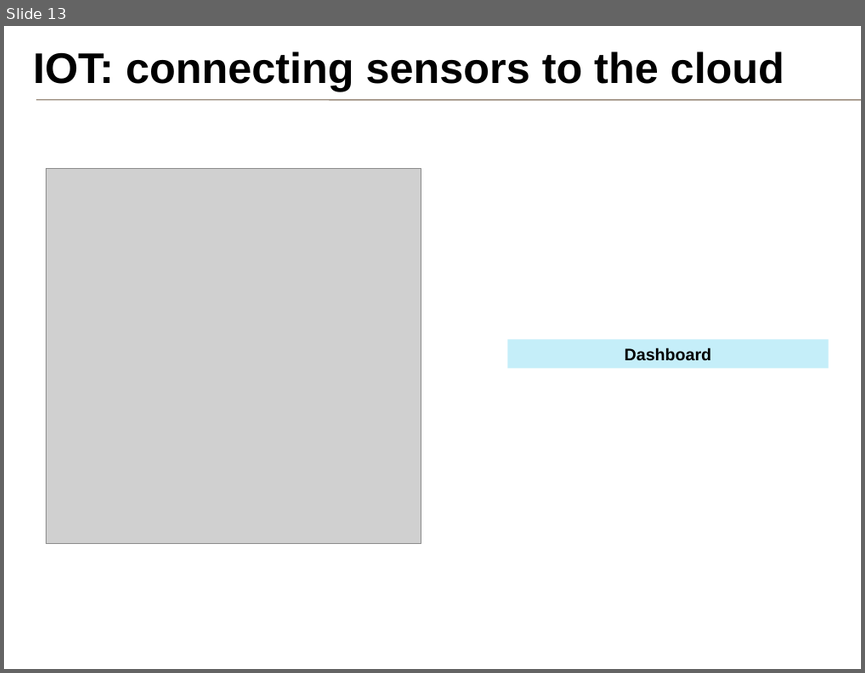
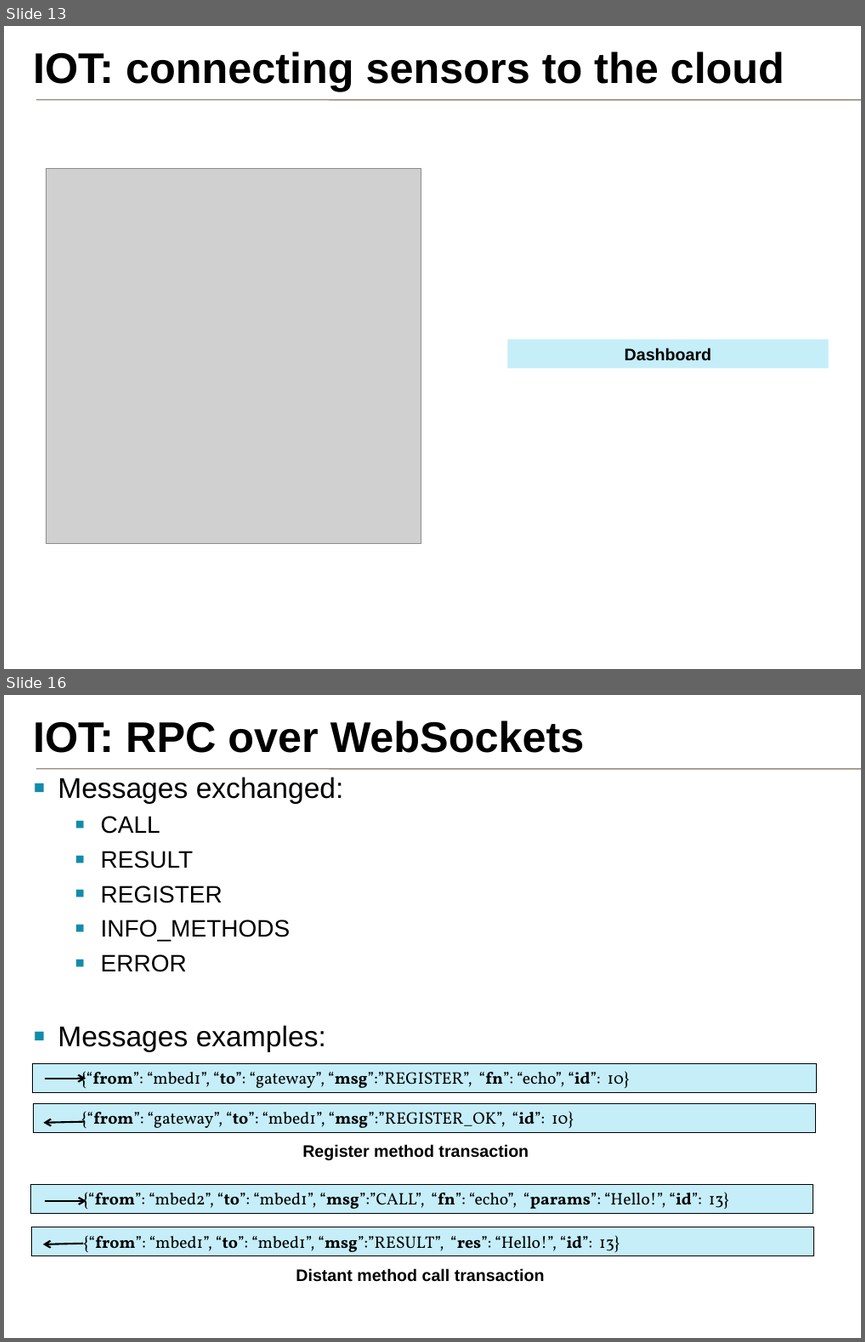
Before and after one commit to samux/ARM-internship-report, a slide deck: presentation_en/pres.pptx. Shown one above the other, each under a label of ours: slide 13 before the commit, slides 13 and 16 after it; the slides between them are not shown. The pictures are 865x673 and 865x1342 pixels, drawn with LibreOffice and Linux fonts; fonts in the diff are those of the drawing; grey boxes stand for pictures; background and template pictures are left out. Boxes give left, top, right and bottom in pixels: in the first picture for what was removed or moved away, otherwise in the second. Text is boxed around its words. In the diff, an @@ line names an element or a change of style, - is before the commit and + after.

```diff
--- a/presentation_en/pres.pptx
+++ b/presentation_en/pres.pptx
@@ slide 16 added at <box>4,695,861,1338</box>, background #FFFFFF; not listed: 2 template elements that a slide beside it also shows @@
@@ title added at <box>33,721,585,753</box>, 36 pt, text #000000, bold @@
+IOT: RPC over WebSockets
@@ text added at <box>58,777,344,1052</box>, 24 pt, text #000000 @@
+▪ Messages exchanged:
+  ▪ CALL
+  ▪ RESULT
+  ▪ REGISTER
+  ▪ INFO_METHODS
+  ▪ ERROR
+▪ Messages examples:
@@ group added at <box>32,1063,817,1132</box>: 2 rectangles, 2 arrows @@
+{“from”: “mbed1”, “to”: “gateway”, “msg”:”REGISTER”, “fn”: “echo”, “id”: 10}
+{“from”: “gateway”, “to”: “mbed1”, “msg”:”REGISTER_OK”, “id”: 10}
@@ text added at <box>302,1144,528,1160</box>, 14 pt, text #000000, bold @@
+Register method transaction
@@ group added at <box>31,1185,814,1256</box>: 2 rectangles, 2 arrows @@
+{“from”: “mbed2”, “to”: “mbed1”, “msg”:”CALL”, “fn”: “echo”, “params”: “Hello!”, “id”: 13}
+{“from”: “mbed1”, “to”: “mbed1”, “msg”:”RESULT”, “res”: “Hello!”, “id”: 13}
@@ text added at <box>296,1268,545,1281</box>, 14 pt, text #000000, bold @@
+Distant method call transaction
```
Also in this commit, not shown: 3 slides changed, 4 other slides added.
